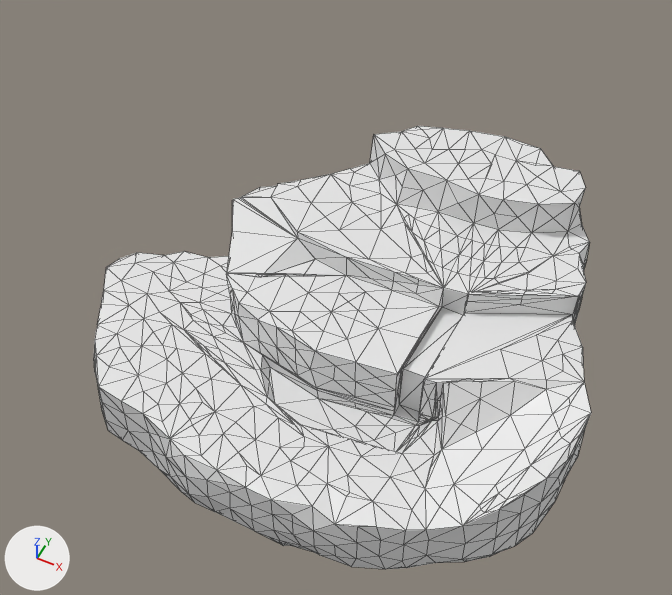
The FBX model Assets/Level Prototype/SkyIsland_PT_210220.fbx: old version first, new version second.
Both versions are drawn from a camera (50 mm lens) standing at (12.1, -46.2, 61.9) and looking at (-11.0, 0.1, 4.1). The lights are fixed; the arrows at lower left show +X, +Y and +Z. Mesh edges are drawn as thin lines. Where no turn or scale is listed for an object, it has been applied to the vertices. Vertices at the same position are counted once.

In view in the first picture: 'Hole'.
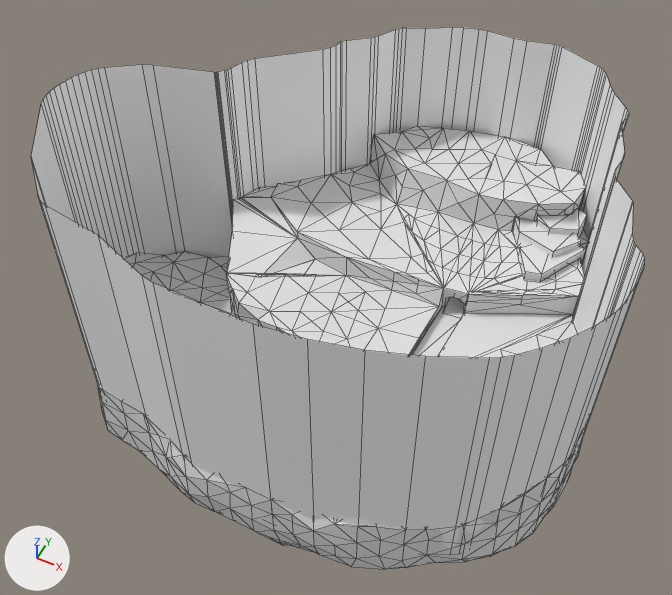
Where the change shows, as pixel boxes (x1, y1, x2, y2) in the pictures (672 x 595 px):
'out', added
    after: (31, 27, 644, 550)
'Hole', reshaped
    before: (94, 126, 591, 569)
    after: (97, 126, 589, 569)
part 1 of me_point_004, built on
    before: (404, 200, 590, 412)
    after: (412, 200, 589, 356)

Patch to the scene script:
```diff
--- a/Assets/Level Prototype/SkyIsland_PT_210220.fbx.py
+++ b/Assets/Level Prototype/SkyIsland_PT_210220.fbx.py
@@ mat_material @@
+mat_material = principled_material('Material')
+mat_material.base_color = (1.0, 1.0, 1.0)  # white #ffffff
+mat_material.roughness = 0.4
@@ me_point_004 @@
 # used by ob_hole; location = (-0.07, -0.25, -0.64)
-me_point_004.from_pydata(...)  # 1381 vertices, 2761 faces; spans x -32.0..11.5, y -17.7..19.1, z -12.5..12.3
+me_point_004.from_pydata(...)  # 1555 vertices, 2925 faces; spans x -32.0..11.5, y -17.7..19.1, z -12.5..12.3
+# me_point_004 part 1
+# 60 faces are deleted
+# 168 vertices are added at x -2.1..6.6, y 1.5..12.7, z 6.1..11.6
+# 6 new vertices lie (0.0, 0.0, 1.4) away from vertices in x -0.5..5.6, y 2.1..12.7, z 6.2..9.6
+# 224 new faces join them
@@ me_point_004_1 @@
+me_point_004_1.from_pydata(...)  # 226 vertices, 114 faces; spans x -31.7..11.4, y -17.3..17.6, z -21.6..2.1
+me_point_004_1.materials.append(mat_material)  # white #ffffff
@@ ob_out @@
+ob_out = bpy.data.objects.new('out', me_point_004_1)
+ob_out.location = (-0.07, -0.25, 19.19)
```
